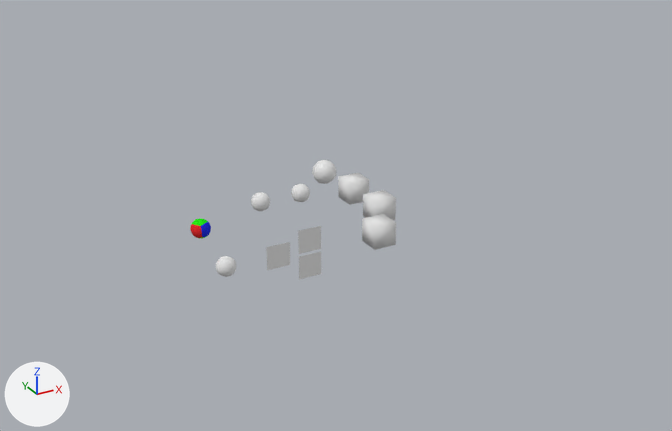
The Blender file assets/models/cuboPower/cuboPowerblend.blend, before and after one commit.
One viewpoint serves both versions: a camera (50 mm lens) standing at (-87.9, -172.4, 86.7) and looking at (2.8, -7.5, 4.2). Lighting does not change. The marker at lower left points along +X, +Y and +Z.

The scene before the commit, as lines of its bpy script (objects in view):
```python
ob_cube_001 = bpy.data.objects.new('Cube.001', me_cube)
ob_cube_001.location = (14.9, 5.8, 3.6)
ob_cube_001.scale = (2.68, 2.68, 2.68)
ob_cube_002 = bpy.data.objects.new('Cube.002', me_cube_001)
ob_cube_002.location = (14.3, -6.9, 3.7)
ob_cube_002.scale = (2.68, 2.68, 2.68)
ob_cube_003 = bpy.data.objects.new('Cube.003', me_cube_002)
ob_cube_003.location = (10.0, -14.0, 1.4)
ob_cube_003.scale = (2.68, 2.68, 2.68)
ob_icosphere = bpy.data.objects.new('Icosphere', me_icosphere)
ob_icosphere.location = (0.7, -6.0, 14.4)
ob_icosphere.scale = (2.68, 2.68, 2.68)
ob_normal_mapping_001 = bpy.data.objects.new('NORMAL_MAPPING.001', me_normal_mapping_001)
ob_normal_mapping_001.location = (5.8, 15.7, 0.6)
ob_normal_mapping_001.scale = (2.68, 2.68, 2.68)
ob_plane = bpy.data.objects.new('Plane', me_plane)
ob_plane.location = (-7.1, -14.1, 3.3)
ob_plane.rotation_euler = (1.571, 0.0, 0.0)  # degrees (90, 0, 0)
ob_plane.scale = (2.68, 2.68, 2.68)
ob_plane_001 = bpy.data.objects.new('Plane.001', me_plane_001)
ob_plane_001.location = (-7.1, -14.1, -2.8)
ob_plane_001.rotation_euler = (1.571, 0.0, 0.0)  # degrees (90, 0, 0)
ob_plane_001.scale = (2.68, 2.68, 2.68)
ob_plane_002 = bpy.data.objects.new('Plane.002', me_plane_002)
ob_plane_002.location = (-14.3, -13.6, 0.9)
ob_plane_002.rotation_euler = (1.571, 0.0, 0.0)  # degrees (90, 0, 0)
ob_plane_002.scale = (2.68, 2.68, 2.68)
```
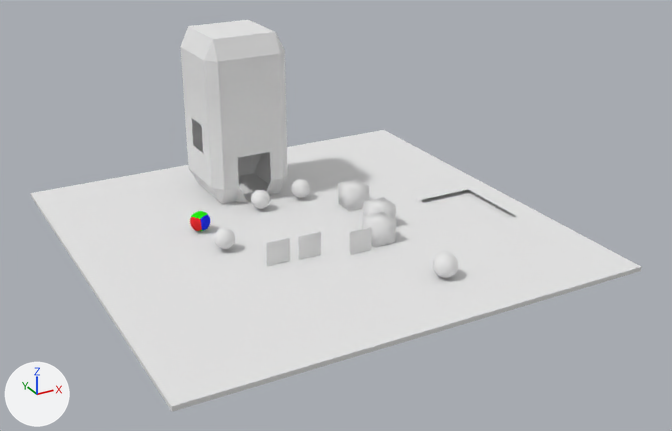
What the commit changed:
Mesh me_cube_003 is new.
It has 62 vertices, 22 faces and spans x -1.0..1.0, y -1.0..1.0, z -1.0..1.0.
It uses material mat_refract (white #e7e7e7).
Mesh me_cube_004 is new.
It has 88 vertices, 81 faces, 1 loose edge and spans x -1.0..1.0, y -1.0..1.0, z -1.0..1.0.
It uses material mat_parallax_mapping (its picture is missing).
Object 'Icosphere' (ob_icosphere) moves from (0.7, -6.0, 14.4) to (12.7, -35.3, 1.8).
Object 'Cube.003' (ob_cube_003) moves from (10.0, -14.0, 1.4) to (10.0, -14.0, 1.8).
Object 'Plane.002' (ob_plane_002) moves from (-14.3, -13.6, 0.9) to (-14.3, -13.6, 1.8).
Object 'Plane.001' (ob_plane_001) moves from (-7.1, -14.1, -2.8) to (3.4, -17.3, 1.8).
Object 'Plane' (ob_plane) moves from (-7.1, -14.1, 3.3) to (-7.1, -14.1, 1.8).
Object 'Cube.002' (ob_cube_002) moves from (14.3, -6.9, 3.7) to (14.3, -6.9, 1.8).
Object 'Cube.001' (ob_cube_001) moves from (14.9, 5.8, 3.6) to (14.9, 5.8, 1.8).
Object 'NORMAL_MAPPING.001' (ob_normal_mapping_001) moves from (5.8, 15.7, 0.6) to (5.8, 15.7, 1.8).
Object 'NORMAL_MAPPING' (ob_normal_mapping) moves from (-5.6, 14.3, 1.2) to (-5.6, 14.3, 1.8).
Object 'root' (ob_root) moves from (-22.5, 9.7, -0.2) to (-22.5, 9.7, 1.6).
Object 'Cube' (ob_cube) moves from (0.366, -3.902, 0.0) to (0.366, -3.902, 1.837).
Object 'Cube.004' (ob_cube_004) is new; it shows me_cube_003.
Its location is (0.0, 0.0, -1.3).
Its scale is (51.2, 51.2, 0.5).
Object 'Cube.005' (ob_cube_005) is new; it shows me_cube_004.
Its location is (-4.8, 29.4, 19.2).
Its scale is (10.0, 10.0, 20.0).

Pixel boxes (x1, y1, x2, y2) of what changed, in the pictures (672 x 431 px):
'Cube.004', added
    after: (31, 130, 641, 412)
'Cube.005', added
    after: (180, 20, 288, 204)
'Cube.003', moved
    before: (362, 214, 396, 250)
    after: (362, 212, 396, 248)
'Cube.001', moved
    before: (338, 173, 369, 205)
    after: (338, 179, 369, 211)
'Plane.001', moved
    before: (299, 252, 321, 279)
    after: (350, 227, 372, 255)
'Icosphere', moved
    before: (312, 160, 337, 184)
    after: (433, 252, 458, 278)
'Cube.002', moved
    before: (363, 190, 396, 220)
    after: (363, 197, 396, 219)
'Cube', moved
    before: (216, 256, 236, 277)
    after: (214, 228, 235, 249)
'Plane', moved
    before: (298, 226, 321, 254)
    after: (298, 232, 321, 260)
'Plane.002', moved
    before: (266, 242, 290, 270)
    after: (266, 238, 290, 266)
'root', moved
    before: (190, 218, 211, 238)
    after: (190, 211, 210, 231)
'NORMAL_MAPPING.001', moved
    before: (291, 184, 310, 202)
    after: (291, 179, 310, 198)
'NORMAL_MAPPING', moved
    before: (251, 192, 270, 211)
    after: (251, 190, 270, 209)
